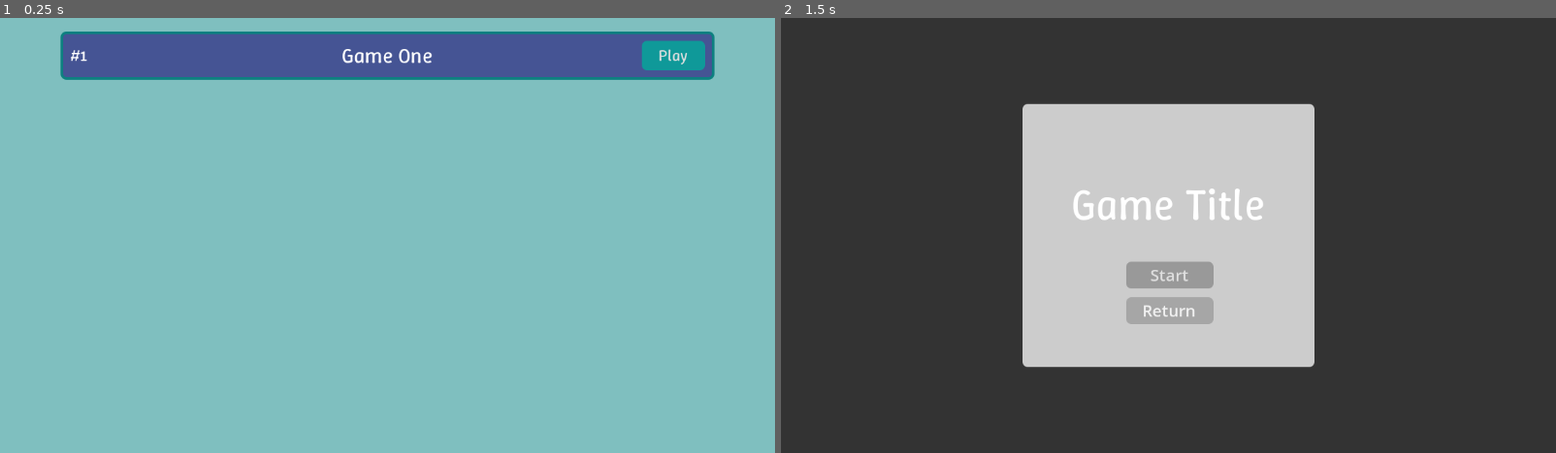
Above: before the commit, frames 1-2 (left to right).
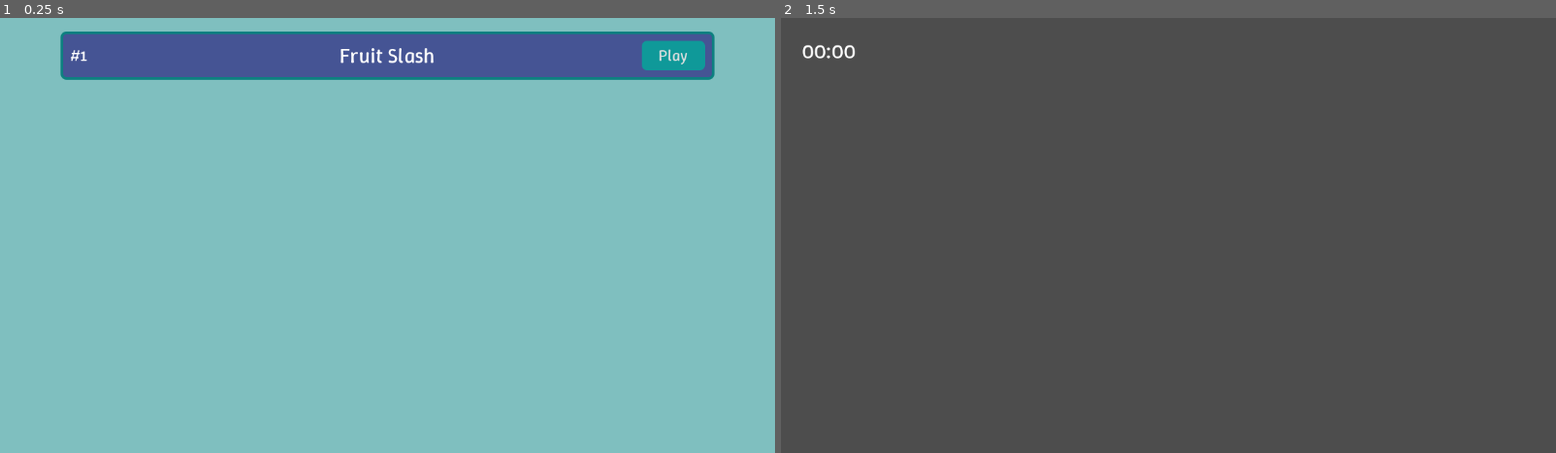
Above: after the commit, the same moments.

Repository: iguessfive/mini-games
Game: Godot game, scene res://main.tscn
Two runs of this game, one before a commit and one after it. Both use one fixed random seed, a clock stepped at 60 frames per second and the inputs below.
Inputs (mouse positions are in pixels of both pictures, inside the frame that each line leads up to):
- Up to frame 1 (0.25 s): no input
- Up to frame 2 (1.5 s): click "Play" at 0.5 s; click (1168, 309) at 1.25 s, where only the run before the commit has a clickable "Return"

The runs differ from the first frame. In frame 1, 0.2% of the frame differs, in the area x 43-56%, y 6-11%; in frame 2, 100%, in the area x 0-100%, y 0-100%.

Commit message:
fruit-slash-0.0.1

Diff:
--- a/autoload/file_path.gd
+++ b/autoload/file_path.gd
@@ -1,3 +1,3 @@
 extends Node
 
-var GAME01: StringName = StringName("res://scenes/game_01.tscn")
+var GAME01: StringName = StringName("res://scenes/fruit_slash/fruit_slash.tscn")
--- /dev/null
+++ b/gameplay_components/fruit_slash/cannon.gd
@@ -0,0 +1 @@
+extends Node
--- /dev/null
+++ b/gameplay_components/fruit_slash/fruit.gd
@@ -0,0 +1,7 @@
+extends CharacterBody2D
+
+@export var texture: Texture2D = preload("res://art/fruits/Apple.png")
+
+func _ready() -> void:
+	for sprite in get_tree().get_nodes_in_group(("sprite")):
+		sprite.texture = texture
--- a/main.tscn
+++ b/main.tscn
@@ -1,7 +1,7 @@
 [gd_scene load_steps=10 format=3 uid="uid://uitsnfgaivho"]
 
 [ext_resource type="LabelSettings" uid="uid://b02jthouq57m8" path="res://resources/index_label.tres" id="1_0xm2m"]
-[ext_resource type="Theme" uid="uid://b1wx71ac8k0l" path="res://resources/main_theme.tres" id="1_7mycd"]
+[ext_resource type="Theme" uid="uid://b1wx71ac8k0l" path="res://themes/main_theme.tres" id="1_7mycd"]
 [ext_resource type="StyleBox" uid="uid://da4t1xyqp4ygo" path="res://resources/container_background.tres" id="1_h2yge"]
 [ext_resource type="LabelSettings" uid="uid://bbvs0m1e4ai2a" path="res://resources/title_label.tres" id="1_ig7tw"]
 [ext_resource type="Script" uid="uid://dod6bnea2m2gl" path="res://gameplay_components/selection_container.gd" id="3_272bh"]
@@ -53,7 +53,7 @@
 layout_mode = 2
 theme_override_styles/panel = ExtResource("1_h2yge")
 script = ExtResource("3_272bh")
-title = &"Game One"
+title = &"Fruit Slash"
 index = 1
 
 [node name="MarginContainer" type="MarginContainer" parent="ScrollContainer/MarginContainer/VBoxContainer/SelectionContainer"]
@@ -80,7 +80,7 @@
 layout_mode = 2
 size_flags_horizontal = 3
 size_flags_stretch_ratio = 8.0
-text = "First Game"
+text = "Game Title"
 label_settings = ExtResource("1_ig7tw")
 horizontal_alignment = 1
 
--- /dev/null
+++ b/scenes/fruit_slash/fruit.tscn
@@ -0,0 +1,157 @@
+[gd_scene load_steps=4 format=3 uid="uid://bs67t7ogrt0l2"]
+
+[ext_resource type="Script" uid="uid://4ve07je13s2l" path="res://gameplay_components/fruit_slash/fruit.gd" id="1_5fehr"]
+[ext_resource type="Texture2D" uid="uid://dopwhay8eusay" path="res://art/fruits/Banana.png" id="1_88wv2"]
+
+[sub_resource type="RectangleShape2D" id="RectangleShape2D_5fehr"]
+size = Vector2(24, 2)
+
+[node name="Fruit" type="CharacterBody2D"]
+texture_filter = 1
+script = ExtResource("1_5fehr")
+
+[node name="WholeSprite" type="Node2D" parent="."]
+
+[node name="Sprite2D" type="Sprite2D" parent="WholeSprite" groups=["sprite"]]
+texture = ExtResource("1_88wv2")
+
+[node name="VerticalSlash" type="Node2D" parent="."]
+visible = false
+
+[node name="CharacterBody2D" type="CharacterBody2D" parent="VerticalSlash"]
+
+[node name="Half" type="ColorRect" parent="VerticalSlash/CharacterBody2D"]
+clip_children = 1
+offset_top = -32.0
+offset_right = 37.0
+offset_bottom = 37.0
+
+[node name="Sprite2D" type="Sprite2D" parent="VerticalSlash/CharacterBody2D/Half" groups=["sprite"]]
+position = Vector2(0, 32)
+texture = ExtResource("1_88wv2")
+
+[node name="Half2" type="ColorRect" parent="VerticalSlash/CharacterBody2D"]
+clip_children = 1
+offset_left = -37.0
+offset_top = -32.0
+offset_bottom = 37.0
+
+[node name="Sprite2D" type="Sprite2D" parent="VerticalSlash/CharacterBody2D/Half2" groups=["sprite"]]
+position = Vector2(37, 32)
+texture = ExtResource("1_88wv2")
+
+[node name="HorizontalSlash" type="Node2D" parent="."]
+visible = false
+
+[node name="CharacterBody2D" type="CharacterBody2D" parent="HorizontalSlash"]
+
+[node name="Half1" type="ColorRect" parent="HorizontalSlash/CharacterBody2D"]
+clip_children = 1
+offset_left = -36.0
+offset_top = -30.0
+offset_right = 38.0
+pivot_offset = Vector2(37, 30)
+
+[node name="Sprite2D" type="Sprite2D" parent="HorizontalSlash/CharacterBody2D/Half1" groups=["sprite"]]
+position = Vector2(36, 30)
+texture = ExtResource("1_88wv2")
+
+[node name="Half2" type="ColorRect" parent="HorizontalSlash/CharacterBody2D"]
+clip_children = 1
+offset_left = -36.0
+offset_top = -30.0
+offset_right = 38.0
+rotation = 3.14159
+pivot_offset = Vector2(37, 30)
+
+[node name="Sprite2D" type="Sprite2D" parent="HorizontalSlash/CharacterBody2D/Half2" groups=["sprite"]]
+position = Vector2(38, 30)
+rotation = 3.14159
+texture = ExtResource("1_88wv2")
+
+[node name="ForwardSlash" type="Node2D" parent="."]
+visible = false
+
+[node name="CharacterBody2D" type="CharacterBody2D" parent="ForwardSlash"]
+
+[node name="Half1" type="ColorRect" parent="ForwardSlash/CharacterBody2D"]
+clip_children = 1
+offset_left = -36.0
+offset_top = -30.0
+offset_right = 38.0
+rotation = -0.785398
+pivot_offset = Vector2(37, 30)
+
+[node name="Sprite2D" type="Sprite2D" parent="ForwardSlash/CharacterBody2D/Half1" groups=["sprite"]]
+position = Vector2(36.2929, 29.2929)
+rotation = 0.785398
+texture = ExtResource("1_88wv2")
+
+[node name="Half2" type="ColorRect" parent="ForwardSlash/CharacterBody2D"]
+clip_children = 1
+offset_left = -36.0
+offset_top = -30.0
+offset_right = 38.0
+rotation = 2.35619
+pivot_offset = Vector2(37, 30)
+
+[node name="Sprite2D2" type="Sprite2D" parent="ForwardSlash/CharacterBody2D/Half2" groups=["sprite"]]
+position = Vector2(37.7071, 30.7071)
+rotation = -2.35619
+texture = ExtResource("1_88wv2")
+
+[node name="BackSlash" type="Node2D" parent="."]
+visible = false
+
+[node name="CharacterBody2D" type="CharacterBody2D" parent="BackSlash"]
+
+[node name="Half1" type="ColorRect" parent="BackSlash/CharacterBody2D"]
+clip_children = 1
+offset_left = -36.0
+offset_top = -30.0
+offset_right = 38.0
+rotation = 0.785398
+pivot_offset = Vector2(37, 30)
+
+[node name="Sprite2D" type="Sprite2D" parent="BackSlash/CharacterBody2D/Half1" groups=["sprite"]]
+position = Vector2(36.2929, 30.7071)
+rotation = -0.785398
+texture = ExtResource("1_88wv2")
+
+[node name="Half2" type="ColorRect" parent="BackSlash/CharacterBody2D"]
+clip_children = 1
+offset_left = -36.0
+offset_top = -30.0
+offset_right = 38.0
+rotation = 3.92699
+pivot_offset = Vector2(37, 30)
+
+[node name="Sprite2D2" type="Sprite2D" parent="BackSlash/CharacterBody2D/Half2" groups=["sprite"]]
+position = Vector2(37.7071, 29.2929)
+rotation = 2.35619
+texture = ExtResource("1_88wv2")
+
+[node name="VerticalSlashArea" type="Area2D" parent="."]
+
+[node name="CollisionShape2D" type="CollisionShape2D" parent="VerticalSlashArea"]
+rotation = 1.5708
+shape = SubResource("RectangleShape2D_5fehr")
+
+[node name="HorizontalSlashArea" type="Area2D" parent="."]
+
+[node name="CollisionShape2D" type="CollisionShape2D" parent="HorizontalSlashArea"]
+shape = SubResource("RectangleShape2D_5fehr")
+
+[node name="ForwardSlashArea" type="Area2D" parent="."]
+
+[node name="CollisionShape2D" type="CollisionShape2D" parent="ForwardSlashArea"]
+rotation = -0.785398
+shape = SubResource("RectangleShape2D_5fehr")
+
+[node name="BackSlashArea" type="Area2D" parent="."]
+
+[node name="CollisionShape2D" type="CollisionShape2D" parent="BackSlashArea"]
+rotation = 0.785398
+shape = SubResource("RectangleShape2D_5fehr")
+
+[node name="Timer" type="Timer" parent="."]
--- /dev/null
+++ b/scenes/fruit_slash/fruit_slash.tscn
@@ -0,0 +1,89 @@
+[gd_scene load_steps=6 format=3 uid="uid://0kf2c6pbuklo"]
+
+[ext_resource type="Script" uid="uid://bm24vudaiwiqc" path="res://gameplay_components/fruit_slash/cannon.gd" id="1_l61y6"]
+[ext_resource type="PackedScene" uid="uid://22vbpm5oxmpx" path="res://scenes/menus_template.tscn" id="1_si1oj"]
+[ext_resource type="FontFile" uid="uid://dw42h5y4rmyoq" path="res://fonts/winky_sans_reg.ttf" id="1_yk7ds"]
+[ext_resource type="Theme" uid="uid://uay5mr34ptg5" path="res://themes/fruit_slash.tres" id="2_ufly5"]
+
+[sub_resource type="LabelSettings" id="LabelSettings_bdpbr"]
+font = ExtResource("1_yk7ds")
+font_size = 32
+
+[node name="FruitSlash" type="Node2D"]
+
+[node name="Node2D" type="Node2D" parent="."]
+
+[node name="SlashPoint" type="Area2D" parent="Node2D"]
+
+[node name="LaunchPoints" type="Node2D" parent="Node2D"]
+
+[node name="LaunchPoint1" type="Marker2D" parent="Node2D/LaunchPoints"]
+position = Vector2(-174, 390)
+script = ExtResource("1_l61y6")
+
+[node name="LaunchPoint2" type="Marker2D" parent="Node2D/LaunchPoints"]
+position = Vector2(157, 794)
+
+[node name="LaunchPoint3" type="Marker2D" parent="Node2D/LaunchPoints"]
+position = Vector2(371, 940)
+
+[node name="LaunchPoint4" type="Marker2D" parent="Node2D/LaunchPoints"]
+position = Vector2(623, 835)
+
+[node name="LaunchPoint5" type="Marker2D" parent="Node2D/LaunchPoints"]
+position = Vector2(913, 943)
+
+[node name="LaunchPoint6" type="Marker2D" parent="Node2D/LaunchPoints"]
+position = Vector2(1054, 782)
+
+[node name="LaunchPoint7" type="Marker2D" parent="Node2D/LaunchPoints"]
+position = Vector2(1344, 375)
+
+[node name="GameDurationTimer" type="Timer" parent="Node2D"]
+
+[node name="CanvasLayer" type="CanvasLayer" parent="."]
+
+[node name="UI" type="Control" parent="CanvasLayer"]
+layout_mode = 3
+anchors_preset = 0
+offset_right = 40.0
+offset_bottom = 40.0
+
+[node name="GameDurationLabel" type="Label" parent="CanvasLayer/UI"]
+layout_mode = 0
+anchor_left = 0.775
+anchor_top = 0.675
+anchor_right = 2.775
+anchor_bottom = 1.775
+offset_right = -39.0
+offset_bottom = -21.0
+text = "00:00"
+label_settings = SubResource("LabelSettings_bdpbr")
+metadata/_edit_use_anchors_ = true
+
+[node name="Menus" parent="CanvasLayer" instance=ExtResource("1_si1oj")]
+visible = false
+theme = ExtResource("2_ufly5")
+
+[node name="Panel" parent="CanvasLayer/Menus/StartMenu" index="0"]
+theme_type_variation = &"MenuPanel"
+
+[node name="StartButton" parent="CanvasLayer/Menus/StartMenu" index="3"]
+theme_type_variation = &"MainButton"
+
+[node name="ReturnButton" parent="CanvasLayer/Menus/StartMenu" index="4"]
+theme_type_variation = &"MainButton"
+
+[node name="Panel" parent="CanvasLayer/Menus/EndMenu" index="0"]
+theme_type_variation = &"MenuPanel"
+
+[node name="QuitButton" parent="CanvasLayer/Menus/EndMenu" index="2"]
+theme_type_variation = &"MainButton"
+
+[node name="Panel" parent="CanvasLayer/Menus/PauseMenu" index="0"]
+theme_type_variation = &"MenuPanel"
+
+[node name="ExitButton" parent="CanvasLayer/Menus/PauseMenu" index="2"]
+theme_type_variation = &"MainButton"
+
+[editable path="CanvasLayer/Menus"]
--- a/scenes/game_01.tscn
+++ /dev/null
@@ -1,178 +0,0 @@
-[gd_scene load_steps=10 format=3 uid="uid://22vbpm5oxmpx"]
-
-[ext_resource type="FontFile" uid="uid://dw42h5y4rmyoq" path="res://fonts/winky_sans_reg.ttf" id="1_qjjbu"]
-
-[sub_resource type="StyleBoxFlat" id="StyleBoxFlat_qjjbu"]
-bg_color = Color(0.8, 0.8, 0.8, 1)
-corner_radius_top_left = 8
-corner_radius_top_right = 8
-corner_radius_bottom_right = 8
-corner_radius_bottom_left = 8
-
-[sub_resource type="LabelSettings" id="LabelSettings_os0xr"]
-font = ExtResource("1_qjjbu")
-font_size = 64
-
-[sub_resource type="StyleBoxEmpty" id="StyleBoxEmpty_5fu2t"]
-
-[sub_resource type="StyleBoxEmpty" id="StyleBoxEmpty_os0xr"]
-
-[sub_resource type="StyleBoxFlat" id="StyleBoxFlat_nnjsw"]
-bg_color = Color(0.65, 0.65, 0.65, 1)
-corner_radius_top_left = 8
-corner_radius_top_right = 8
-corner_radius_bottom_right = 8
-corner_radius_bottom_left = 8
-
-[sub_resource type="StyleBoxFlat" id="StyleBoxFlat_5fu2t"]
-corner_radius_top_left = 8
-corner_radius_top_right = 8
-corner_radius_bottom_right = 8
-corner_radius_bottom_left = 8
-
-[sub_resource type="StyleBoxFlat" id="StyleBoxFlat_runhf"]
-bg_color = Color(0.8, 0.8, 0.8, 1)
-corner_radius_top_left = 8
-corner_radius_top_right = 8
-corner_radius_bottom_right = 8
-corner_radius_bottom_left = 8
-
-[sub_resource type="LabelSettings" id="LabelSettings_qjjbu"]
-font = ExtResource("1_qjjbu")
-font_size = 64
-
-[node name="Game01" type="Node2D"]
-
-[node name="CanvasLayer" type="CanvasLayer" parent="."]
-
-[node name="Background" type="ColorRect" parent="CanvasLayer"]
-anchors_preset = 15
-anchor_right = 1.0
-anchor_bottom = 1.0
-grow_horizontal = 2
-grow_vertical = 2
-color = Color(0.1, 0.1, 0.1, 0.498039)
-
-[node name="StartScreen" type="Control" parent="CanvasLayer"]
-layout_mode = 3
-anchor_left = 0.311632
-anchor_top = 0.197531
-anchor_right = 0.688368
-anchor_bottom = 0.802469
-grow_horizontal = 2
-grow_vertical = 2
-metadata/_edit_use_anchors_ = true
-
-[node name="Panel" type="Panel" parent="CanvasLayer/StartScreen"]
-layout_mode = 1
-anchors_preset = 15
-anchor_right = 1.0
-anchor_bottom = 1.0
-grow_horizontal = 2
-grow_vertical = 2
-theme_override_styles/panel = SubResource("StyleBoxFlat_qjjbu")
-
-[node name="TitleLabel" type="Label" parent="CanvasLayer/StartScreen"]
-layout_mode = 1
-anchors_preset = -1
-anchor_left = 0.169027
-anchor_top = 0.273022
-anchor_right = 0.832622
-anchor_bottom = 0.49241
-offset_left = 174.25
-offset_top = 16.9877
-offset_right = -174.25
-offset_bottom = -16.9877
-grow_horizontal = 2
-grow_vertical = 2
-text = "Game Title"
-label_settings = SubResource("LabelSettings_os0xr")
-metadata/_edit_use_anchors_ = true
-
-[node name="StartButton" type="Button" parent="CanvasLayer/StartScreen"]
-layout_mode = 1
-anchors_preset = -1
-anchor_left = 0.354839
-anchor_top = 0.59949
-anchor_right = 0.654378
-anchor_bottom = 0.701531
-grow_horizontal = 2
-grow_vertical = 2
-theme_override_font_sizes/font_size = 24
-theme_override_styles/focus = SubResource("StyleBoxEmpty_5fu2t")
-theme_override_styles/disabled = SubResource("StyleBoxEmpty_os0xr")
-theme_override_styles/hover = SubResource("StyleBoxFlat_nnjsw")
-theme_override_styles/pressed = SubResource("StyleBoxFlat_nnjsw")
-theme_override_styles/normal = SubResource("StyleBoxFlat_5fu2t")
-text = "Start"
-metadata/_edit_use_anchors_ = true
-
-[node name="ReturnButton" type="Button" parent="CanvasLayer/StartScreen"]
-layout_mode = 1
-anchors_preset = -1
-anchor_left = 0.354839
-anchor_top = 0.734694
-anchor_right = 0.654378
-anchor_bottom = 0.836735
-grow_horizontal = 2
-grow_vertical = 2
-theme_override_font_sizes/font_size = 24
-theme_override_styles/focus = SubResource("StyleBoxEmpty_5fu2t")
-theme_override_styles/disabled = SubResource("StyleBoxEmpty_os0xr")
-theme_override_styles/hover = SubResource("StyleBoxFlat_nnjsw")
-theme_override_styles/pressed = SubResource("StyleBoxFlat_nnjsw")
-theme_override_styles/normal = SubResource("StyleBoxFlat_5fu2t")
-text = "Return"
-metadata/_edit_use_anchors_ = true
-
-[node name="EndScreen" type="Control" parent="CanvasLayer"]
-visible = false
-layout_mode = 3
-anchor_left = 0.311632
-anchor_top = 0.197531
-anchor_right = 0.688368
-anchor_bottom = 0.802469
-grow_horizontal = 2
-grow_vertical = 2
-metadata/_edit_use_anchors_ = true
-
-[node name="Panel" type="Panel" parent="CanvasLayer/EndScreen"]
-layout_mode = 1
-anchors_preset = 15
-anchor_right = 1.0
-anchor_bottom = 1.0
-grow_horizontal = 2
-grow_vertical = 2
-theme_override_styles/panel = SubResource("StyleBoxFlat_runhf")
-
-[node name="GameOverLabel" type="Label" parent="CanvasLayer/EndScreen"]
-layout_mode = 1
-anchors_preset = -1
-anchor_left = 0.164747
-anchor_top = 0.112245
-anchor_right = 0.835253
-anchor_bottom = 0.331633
-grow_horizontal = 2
-grow_vertical = 2
-text = "Game Over"
-label_settings = SubResource("LabelSettings_qjjbu")
-metadata/_edit_use_anchors_ = true
-
-[node name="QuitButton" type="Button" parent="CanvasLayer/EndScreen"]
-layout_mode = 1
-anchors_preset = -1
-anchor_left = 0.354839
-anchor_top = 0.59949
-anchor_right = 0.654378
-anchor_bottom = 0.701531
-grow_horizontal = 2
-grow_vertical = 2
-theme_override_font_sizes/font_size = 24
-theme_override_styles/focus = SubResource("StyleBoxEmpty_5fu2t")
-theme_override_styles/disabled = SubResource("StyleBoxEmpty_os0xr")
-theme_override_styles/hover = SubResource("StyleBoxFlat_nnjsw")
-theme_override_styles/pressed = SubResource("StyleBoxFlat_nnjsw")
-theme_override_styles/normal = SubResource("StyleBoxFlat_5fu2t")
-text = "Quit
-"
-metadata/_edit_use_anchors_ = true
--- /dev/null
+++ b/scenes/menus_template.tscn
@@ -0,0 +1,190 @@
+[gd_scene load_steps=3 format=3 uid="uid://22vbpm5oxmpx"]
+
+[ext_resource type="FontFile" uid="uid://dw42h5y4rmyoq" path="res://fonts/winky_sans_reg.ttf" id="1_ws2qb"]
+
+[sub_resource type="LabelSettings" id="LabelSettings_os0xr"]
+font = ExtResource("1_ws2qb")
+font_size = 48
+
+[node name="Menus" type="Control"]
+layout_mode = 3
+anchors_preset = 15
+anchor_right = 1.0
+anchor_bottom = 1.0
+grow_horizontal = 2
+grow_vertical = 2
+
+[node name="Background" type="ColorRect" parent="."]
+layout_mode = 1
+anchors_preset = 15
+anchor_right = 1.0
+anchor_bottom = 1.0
+grow_horizontal = 2
+grow_vertical = 2
+color = Color(0.1, 0.1, 0.1, 0.498039)
+
+[node name="StartMenu" type="Control" parent="."]
+layout_mode = 1
+anchor_left = 0.311632
+anchor_top = 0.197531
+anchor_right = 0.688368
+anchor_bottom = 0.802469
+offset_right = -6.10352e-05
+offset_bottom = 6.10352e-05
+metadata/_edit_use_anchors_ = true
+
+[node name="Panel" type="Panel" parent="StartMenu"]
+layout_mode = 1
+anchors_preset = 15
+anchor_right = 1.0
+anchor_bottom = 1.0
+grow_horizontal = 2
+grow_vertical = 2
+
+[node name="TitleLabel" type="Label" parent="StartMenu"]
+layout_mode = 1
+anchors_preset = -1
+anchor_left = 0.252304
+anchor_top = 0.0408163
+anchor_right = 0.747696
+anchor_bottom = 0.206633
+grow_horizontal = 2
+text = "Game Title"
+label_settings = SubResource("LabelSettings_os0xr")
+horizontal_alignment = 1
+vertical_alignment = 1
+
+[node name="Description" type="RichTextLabel" parent="StartMenu"]
+layout_mode = 1
+anchors_preset = -1
+anchor_left = 0.142857
+anchor_top = 0.247449
+anchor_right = 0.86636
+anchor_bottom = 0.5
+offset_bottom = -1.52588e-05
+theme_override_font_sizes/normal_font_size = 20
+text = "Describe the goal of the game"
+fit_content = true
+horizontal_alignment = 1
+vertical_alignment = 1
+
+[node name="StartButton" type="Button" parent="StartMenu"]
+layout_mode = 1
+anchors_preset = -1
+anchor_left = 0.308756
+anchor_top = 0.647959
+anchor_right = 0.691244
+anchor_bottom = 0.775511
+grow_horizontal = 2
+grow_vertical = 2
+theme_override_font_sizes/font_size = 24
+text = "Start"
+
+[node name="ReturnButton" type="Button" parent="StartMenu"]
+layout_mode = 1
+anchors_preset = -1
+anchor_left = 0.359447
+anchor_top = 0.818878
+anchor_right = 0.647466
+anchor_bottom = 0.933674
+grow_horizontal = 2
+grow_vertical = 2
+theme_override_font_sizes/font_size = 20
+text = "Return"
+
+[node name="EndMenu" type="Control" parent="."]
+visible = false
+layout_mode = 1
+anchor_left = 0.311632
+anchor_top = 0.197531
+anchor_right = 0.688368
+anchor_bottom = 0.802469
+offset_right = -6.10352e-05
+offset_bottom = 6.10352e-05
+grow_horizontal = 2
+grow_vertical = 2
+metadata/_edit_use_anchors_ = true
+
+[node name="Panel" type="Panel" parent="EndMenu"]
+layout_mode = 1
+anchors_preset = 15
+anchor_right = 1.0
+anchor_bottom = 1.0
+grow_horizontal = 2
+grow_vertical = 2
+
+[node name="GameOverLabel" type="Label" parent="EndMenu"]
+layout_mode = 1
+anchors_preset = -1
+anchor_left = 0.164747
+anchor_top = 0.112245
+anchor_right = 0.835253
+anchor_bottom = 0.331633
+grow_horizontal = 2
+grow_vertical = 2
+theme_override_font_sizes/font_size = 48
+text = "Game Over"
+horizontal_alignment = 1
+vertical_alignment = 1
+metadata/_edit_use_anchors_ = true
+
+[node name="QuitButton" type="Button" parent="EndMenu"]
+layout_mode = 1
+anchors_preset = -1
+anchor_left = 0.354839
+anchor_top = 0.59949
+anchor_right = 0.654378
+anchor_bottom = 0.701531
+grow_horizontal = 2
+grow_vertical = 2
+theme_override_font_sizes/font_size = 24
+text = "Quit
+"
+metadata/_edit_use_anchors_ = true
+
+[node name="PauseMenu" type="Control" parent="."]
+visible = false
+layout_mode = 1
+anchor_left = 0.311632
+anchor_top = 0.197531
+anchor_right = 0.688368
+anchor_bottom = 0.802469
+offset_right = -6.10352e-05
+offset_bottom = 6.10352e-05
+grow_horizontal = 2
+grow_vertical = 2
+metadata/_edit_use_anchors_ = true
+
+[node name="Panel" type="Panel" parent="PauseMenu"]
+layout_mode = 1
+anchors_preset = 15
+anchor_right = 1.0
+anchor_bottom = 1.0
+grow_horizontal = 2
+grow_vertical = 2
+
+[node name="Label" type="Label" parent="PauseMenu"]
+layout_mode = 1
+anchors_preset = -1
+anchor_left = 0.25576
+anchor_top = 0.155612
+anchor_right = 0.741936
+anchor_bottom = 0.326531
+grow_horizontal = 2
+theme_override_font_sizes/font_size = 48
+text = "Paused"
+horizontal_alignment = 1
+vertical_alignment = 1
+metadata/_edit_use_anchors_ = true
+
+[node name="ExitButton" type="Button" parent="PauseMenu"]
+layout_mode = 1
+anchors_preset = -1
+anchor_left = 0.373272
+anchor_top = 0.691327
+anchor_right = 0.626728
+anchor_bottom = 0.795919
+grow_horizontal = 2
+grow_vertical = 2
+text = "Exit"
+metadata/_edit_use_anchors_ = true
--- /dev/null
+++ b/themes/fruit_slash.tres
@@ -0,0 +1,122 @@
+[gd_resource type="Theme" load_steps=11 format=3 uid="uid://uay5mr34ptg5"]
+
+[ext_resource type="FontFile" uid="uid://dw42h5y4rmyoq" path="res://fonts/winky_sans_reg.ttf" id="1_oj61j"]
+
+[sub_resource type="StyleBoxEmpty" id="StyleBoxEmpty_oj61j"]
+
+[sub_resource type="StyleBoxEmpty" id="StyleBoxEmpty_b8yby"]
+
+[sub_resource type="StyleBoxFlat" id="StyleBoxFlat_oj61j"]
+content_margin_left = 4.0
+content_margin_top = 4.0
+content_margin_right = 4.0
+content_margin_bottom = 4.0
+bg_color = Color(0.225, 0.225, 0.225, 0.6)
+corner_radius_top_left = 3
+corner_radius_top_right = 3
+corner_radius_bottom_right = 3
+corner_radius_bottom_left = 3
+corner_detail = 5
+
+[sub_resource type="StyleBoxFlat" id="StyleBoxFlat_b8yby"]
+content_margin_left = 4.0
+content_margin_top = 4.0
+content_margin_right = 4.0
+content_margin_bottom = 4.0
+bg_color = Color(0.1, 0.1, 0.1, 0.6)
+corner_radius_top_left = 3
+corner_radius_top_right = 3
+corner_radius_bottom_right = 3
+corner_radius_bottom_left = 3
+corner_detail = 5
+
+[sub_resource type="StyleBoxFlat" id="StyleBoxFlat_4awp3"]
+content_margin_left = 4.0
+content_margin_top = 4.0
+content_margin_right = 4.0
+content_margin_bottom = 4.0
+bg_color = Color(0, 0, 0, 0.6)
+corner_radius_top_left = 3
+corner_radius_top_right = 3
+corner_radius_bottom_right = 3
+corner_radius_bottom_left = 3
+corner_detail = 5
+
+[sub_resource type="StyleBoxFlat" id="StyleBoxFlat_mb0u2"]
+bg_color = Color(0.8, 0.24, 0.24, 1)
+border_width_left = 1
+border_width_top = 1
+border_width_right = 1
+border_width_bottom = 1
+border_color = Color(0.9, 0.9, 0.9, 1)
+corner_radius_top_left = 8
+corner_radius_top_right = 8
+corner_radius_bottom_right = 8
+corner_radius_bottom_left = 8
+
+[sub_resource type="StyleBoxFlat" id="StyleBoxFlat_oevd5"]
+bg_color = Color(0.75, 0.225, 0.225, 1)
+border_width_left = 1
+border_width_top = 1
+border_width_right = 1
+border_width_bottom = 1
+border_color = Color(0.9, 0.9, 0.9, 1)
+corner_radius_top_left = 8
+corner_radius_top_right = 8
+corner_radius_bottom_right = 8
+corner_radius_bottom_left = 8
+
+[sub_resource type="StyleBoxFlat" id="StyleBoxFlat_eq678"]
+bg_color = Color(0.8, 0.24, 0.24, 1)
+border_width_left = 1
+border_width_top = 1
+border_width_right = 1
+border_width_bottom = 1
+border_color = Color(0.9, 0.9, 0.9, 1)
+corner_radius_top_left = 8
+corner_radius_top_right = 8
+corner_radius_bottom_right = 8
+corner_radius_bottom_left = 8
+
+[sub_resource type="StyleBoxFlat" id="StyleBoxFlat_ufly5"]
+bg_color = Color(0.85, 0.34, 0.085, 1)
+border_width_left = 4
+border_width_top = 4
+border_width_right = 4
+border_width_bottom = 4
+corner_radius_top_left = 8
+corner_radius_top_right = 8
+corner_radius_bottom_right = 8
+corner_radius_bottom_left = 8
+
+[resource]
+default_font = ExtResource("1_oj61j")
+Button/colors/font_color = Color(0.875, 0.875, 0.875, 1)
+Button/colors/font_disabled_color = Color(0.875, 0.875, 0.875, 0.5)
+Button/colors/font_focus_color = Color(0.95, 0.95, 0.95, 1)
+Button/colors/font_hover_color = Color(0.95, 0.95, 0.95, 1)
+Button/colors/font_hover_pressed_color = Color(1, 1, 1, 1)
+Button/colors/font_outline_color = Color(0, 0, 0, 1)
+Button/colors/font_pressed_color = Color(1, 1, 1, 1)
+Button/colors/icon_disabled_color = Color(1, 1, 1, 0.4)
+Button/colors/icon_focus_color = Color(1, 1, 1, 1)
+Button/colors/icon_hover_color = Color(1, 1, 1, 1)
+Button/colors/icon_hover_pressed_color = Color(1, 1, 1, 1)
+Button/colors/icon_normal_color = Color(1, 1, 1, 1)
+Button/colors/icon_pressed_color = Color(1, 1, 1, 1)
+Button/constants/align_to_largest_stylebox = 0
+Button/constants/h_separation = 4
+Button/constants/icon_max_width = 0
+Button/constants/outline_size = 0
+Button/font_sizes/font_size = 16
+Button/styles/disabled = SubResource("StyleBoxEmpty_oj61j")
+Button/styles/focus = SubResource("StyleBoxEmpty_b8yby")
+Button/styles/hover = SubResource("StyleBoxFlat_oj61j")
+Button/styles/normal = SubResource("StyleBoxFlat_b8yby")
+Button/styles/pressed = SubResource("StyleBoxFlat_4awp3")
+MainButton/base_type = &"Button"
+MainButton/styles/hover = SubResource("StyleBoxFlat_mb0u2")
+MainButton/styles/normal = SubResource("StyleBoxFlat_oevd5")
+MainButton/styles/pressed = SubResource("StyleBoxFlat_eq678")
+MenuPanel/base_type = &"Panel"
+MenuPanel/styles/panel = SubResource("StyleBoxFlat_ufly5")
Binary file added: art/fruits/Apple.png
Not shown, added: art/fruits/Apple.png.import
Binary file added: art/fruits/Banana.png
Not shown, added: art/fruits/Banana.png.import
Binary file added: art/fruits/Cherry.png
Not shown, added: art/fruits/Cherry.png.import
Binary file added: art/fruits/Grape.png
Not shown, added: art/fruits/Grape.png.import
Binary file added: art/fruits/Kiwi.png
Not shown, added: art/fruits/Kiwi.png.import
Binary file added: art/fruits/Lemon.png
Not shown, added: art/fruits/Lemon.png.import
(and 15 more such lines)
